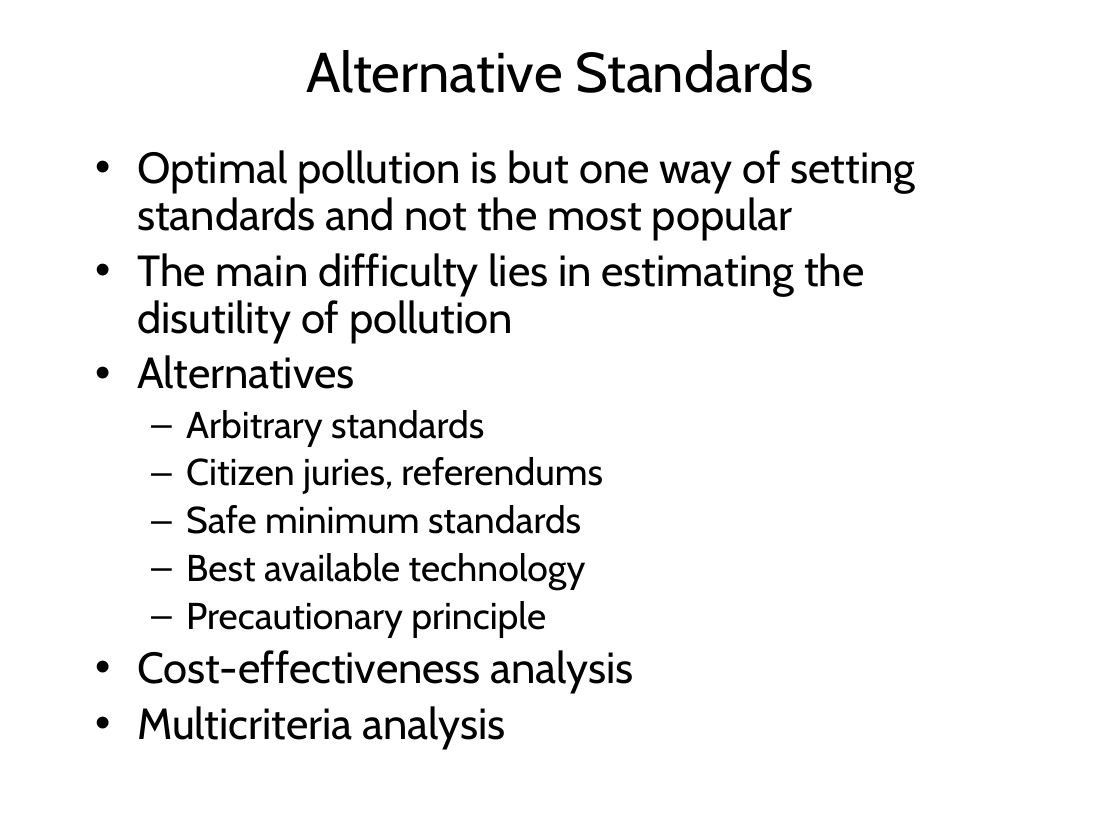
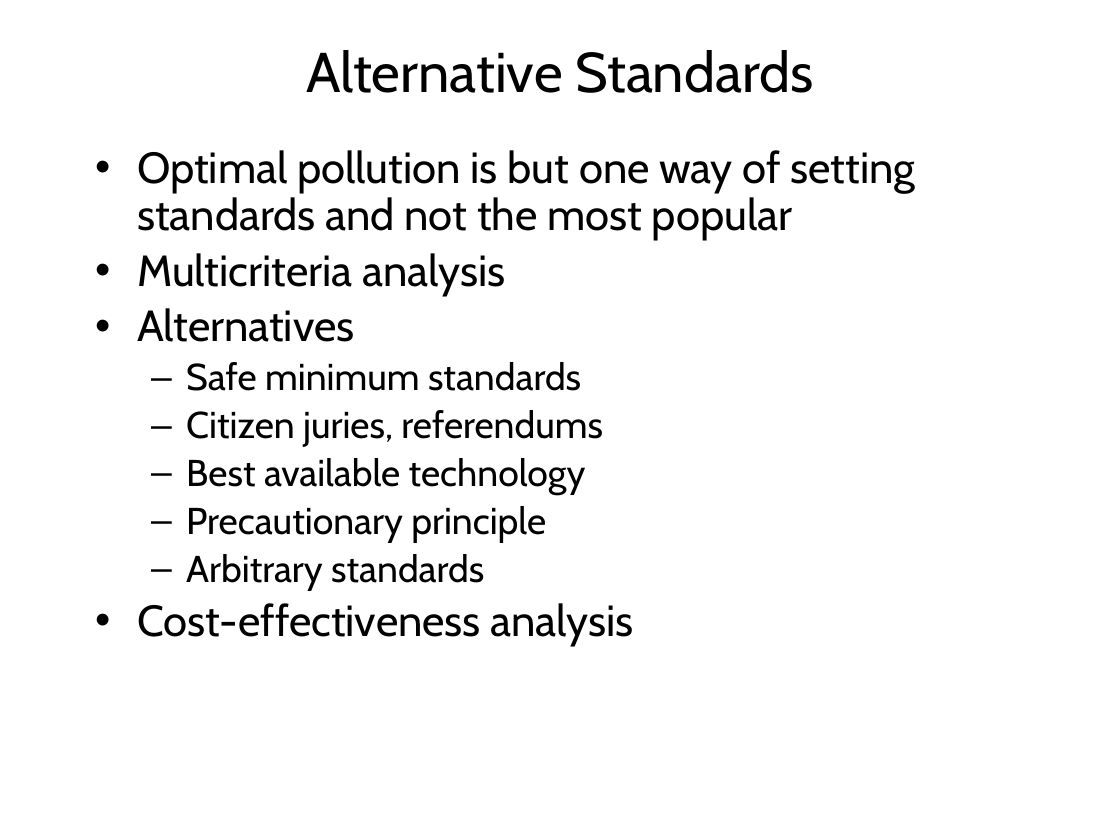
Before and after one commit to rtol/Environmental-Economics, a slide deck: slide 25 of EE3 Targets.pptx (slide 21 before the commit). Drawn at 1120x840 pixels with LibreOffice and Linux fonts; fonts in the diff are those of the drawing. Boxes give left, top, right and bottom in pixels: in the first picture for what was removed or moved away, otherwise in the second. Text is boxed around its words. In the diff, an @@ line names an element or a change of style, - is before the commit and + after.

```diff
--- a/EE3 Targets.pptx
+++ b/EE3 Targets.pptx
@@ text at bbox=[137, 150, 916, 646]: paragraph removed @@
-• Multicriteria analysis
@@ text at bbox=[137, 253, 505, 296]: text changed @@
-• The main difficulty lies in estimating the disutility of pollution
+• Multicriteria analysis
@@ text at bbox=[186, 362, 581, 391]: text changed @@
-  – Arbitrary standards
+  – Safe minimum standards
@@ text at bbox=[186, 505, 581, 534]: paragraph removed @@
-  – Safe minimum standards
@@ text at bbox=[186, 554, 484, 590]: paragraph added @@
+  – Arbitrary standards
```
Also in this commit, not shown: 2 other slides changed, 6 slides added, 6 other files.
